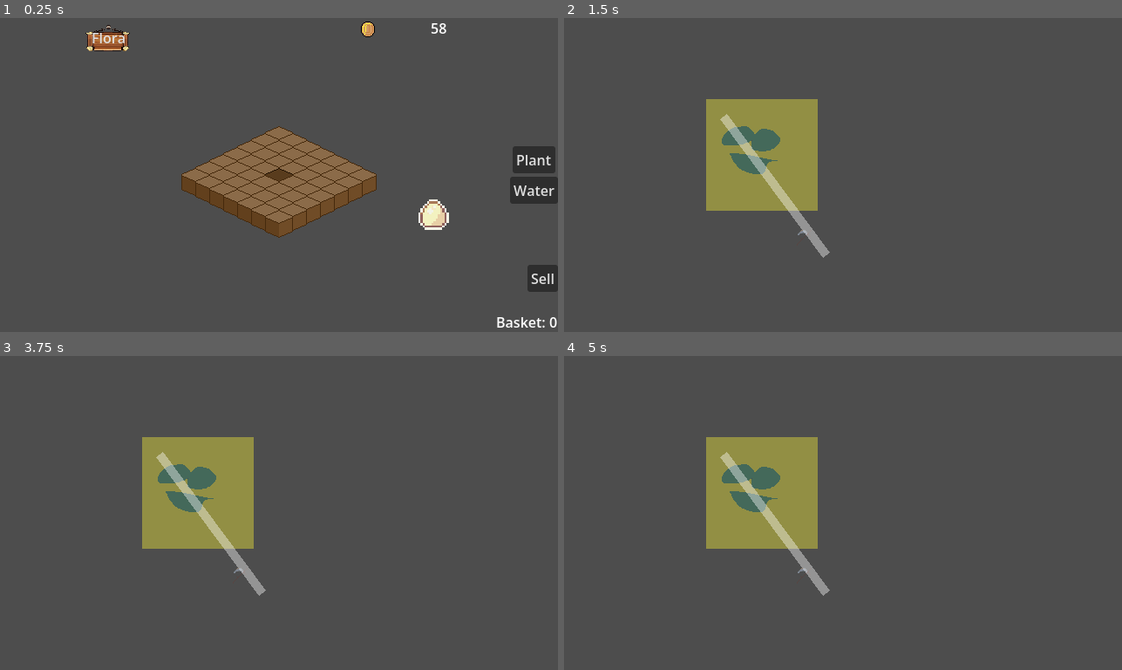
Above: before the commit, frames 1-4 (two rows, left to right).
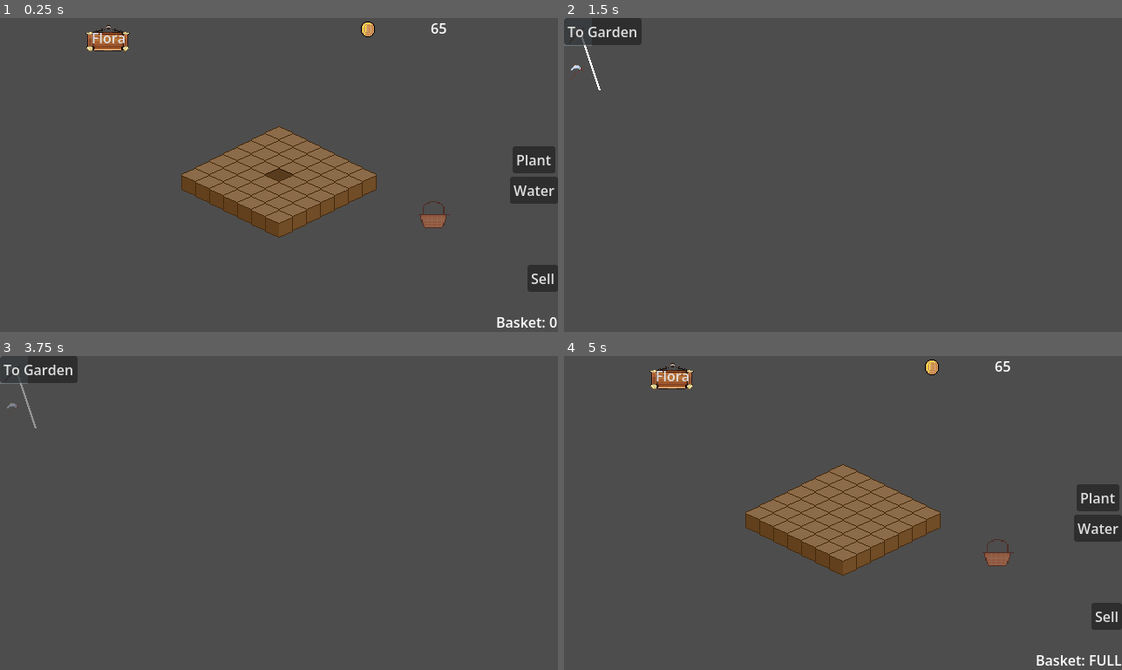
Above: after the commit, the same moments.

Repository: Ronph/godot-idle-garden
Game: Godot game, scene res://Scenes/Garden.tscn
The game is run twice, just before and just after one commit, with the same random seed, the same clock (stepped at 60 frames per second) and the same inputs.
Inputs (mouse positions are in pixels of both pictures, inside the frame that each line leads up to):
- Up to frame 1 (0.25 s): no input
- Up to frame 2 (1.5 s): click "Flora" at 0.5 s; click (759, 156) at 1.27 s
- Up to frame 3 (3.75 s): click (161, 453) at 2.02 s; click (245, 575) at 2.77 s; click (16, 409) at 3.52 s
- Up to frame 4 (5 s): click (580, 374) at 4.27 s

The runs differ from the first frame. In frame 1, 0.4% of the frame differs, in the area x 75-81%, y 1-68%; in frame 2, 8.3%; in frame 3, 8.3%; in frame 4, 15%, in the area x 15-100%, y 1-99%.

Commit message:
fiddling

Diff:
--- a/Scenes/Garden.tscn
+++ b/Scenes/Garden.tscn
@@ -10,7 +10,7 @@
 [ext_resource type="Script" uid="uid://lb3mbbvk1vva" path="res://Scripts/flowers.gd" id="5_gscdv"]
 [ext_resource type="Script" uid="uid://df2yce2d43n8i" path="res://Scripts/earth.gd" id="6_o3d2i"]
 [ext_resource type="Texture2D" uid="uid://csl57eplrok4h" path="res://Sprites/UI/TestUI/freefantasy.png" id="10_ytob4"]
-[ext_resource type="Texture2D" uid="uid://ci70n756b13j5" path="res://Sprites/Test/ground/Tilesets/Objects/Egg item.png" id="11_e5ced"]
+[ext_resource type="Texture2D" uid="uid://bxowt8cgubxwc" path="res://Sprites/UI/TestUI/PlaceholderBasket.png" id="11_amql2"]
 [ext_resource type="Script" uid="uid://3q6rxcosrf0s" path="res://Scenes/basket_ui.gd" id="12_amql2"]
 [ext_resource type="Script" uid="uid://ccs7741nhj1ga" path="res://Scenes/sell_area.gd" id="13_amql2"]
 
@@ -184,7 +184,7 @@
 offset_right = 517.0
 offset_bottom = 245.0
 mouse_filter = 0
-texture = ExtResource("11_e5ced")
+texture = ExtResource("11_amql2")
 script = ExtResource("12_amql2")
 
 [node name="SellArea" type="Control" parent="UIManager" unique_id=377821405]
--- a/Scenes/basket_ui.gd
+++ b/Scenes/basket_ui.gd
@@ -1,7 +1,7 @@
 extends TextureRect
 
 
-func _get_drag_data(at_position):
+func _get_drag_data(_at_position):
 	if GameManager.basketCurrent == 0:
 		return null
 	var preview = TextureRect.new()
--- a/Scenes/sell_area.gd
+++ b/Scenes/sell_area.gd
@@ -1,8 +1,8 @@
 extends Control
 
 
-# Called when the node enters the scene tree for the first time.
-func _can_drop_data(at_position, data):
+
+func _can_drop_data(_at_position, data):
 	return data is Dictionary and data.get("type") == "basket"
-func _drop_data(at_position, data):
+func _drop_data(_at_position, data):
 	GameManager.sellBasket()
--- a/Scenes/upgrade_scene.tscn
+++ b/Scenes/upgrade_scene.tscn
@@ -4,6 +4,7 @@
 [ext_resource type="Resource" uid="uid://d2tg5xen2q0qk" path="res://Sprites/UpgradeTree/Test2.tres" id="2_jh00n"]
 [ext_resource type="PackedScene" uid="uid://ngv60e1cr0pk" path="res://Scenes/connection_line.tscn" id="3_jbf0j"]
 [ext_resource type="Resource" uid="uid://by5v7l8iyrox7" path="res://Sprites/UpgradeTree/Harvest.tres" id="4_ictkm"]
+[ext_resource type="Resource" uid="uid://cn245bp16mxhu" path="res://Sprites/UpgradeTree/Scythe2.tres" id="5_ictkm"]
 
 [node name="UpgradeScene" type="Control" unique_id=1354934309]
 layout_mode = 3
@@ -11,7 +12,7 @@
 offset_right = 40.0
 offset_bottom = 40.0
 
-[node name="UpgradeNode" parent="." unique_id=1122517123 instance=ExtResource("1_4gaae")]
+[node name="Cabbage" parent="." unique_id=1122517123 instance=ExtResource("1_4gaae")]
 layout_mode = 0
 offset_left = 163.0
 offset_top = 93.0
@@ -19,16 +20,30 @@
 offset_bottom = 133.0
 data = ExtResource("2_jh00n")
 
-[node name="UpgradeNode2" parent="." unique_id=1753605244 instance=ExtResource("1_4gaae")]
+[node name="ScytheUp" parent="." unique_id=1753605244 instance=ExtResource("1_4gaae")]
 layout_mode = 0
-offset_left = 261.0
-offset_top = 232.0
-offset_right = 301.0
-offset_bottom = 272.0
+offset_left = 1.0
+offset_top = 43.0
+offset_right = 41.0
+offset_bottom = 83.0
 data = ExtResource("4_ictkm")
 
 [node name="connection_lines" parent="." unique_id=1280575670 node_paths=PackedStringArray("from_button", "to_button") instance=ExtResource("3_jbf0j")]
 points = PackedVector2Array(239, 105)
+width = 2.0
 data = ExtResource("4_ictkm")
-from_button = NodePath("../UpgradeNode")
-to_button = NodePath("../UpgradeNode2")
+from_button = NodePath("../Scythe1Up")
+to_button = NodePath("../ScytheUp")
+
+[node name="Scythe1Up" parent="." unique_id=1066811914 instance=ExtResource("1_4gaae")]
+layout_mode = 0
+data = ExtResource("5_ictkm")
+
+[node name="Return Button" type="Button" parent="." unique_id=1560828554]
+layout_mode = 0
+offset_right = 8.0
+offset_bottom = 8.0
+text = "To Garden
+"
+
+[connection signal="pressed" from="Return Button" to="Cabbage" method="_on_return_button_pressed"]
--- a/Scripts/UI/UpgradeNode.gd
+++ b/Scripts/UI/UpgradeNode.gd
@@ -16,3 +16,7 @@
 
 func _on_pressed():
 	GameManager.try_purchase(data)
+
+
+func _on_return_button_pressed() -> void:
+	get_tree().change_scene_to_file("res://Scenes/Garden.tscn")
--- a/Scripts/line2d.gd
+++ b/Scripts/line2d.gd
@@ -10,7 +10,9 @@
 	else:
 		modulate = Color(1,1,1,0.4)
 func _ready():
-	points = [from_button.position + from_button.size / 2,to_button.position + from_button.size]
-	print(GameManager.unlocked_flowers)
+	assert(from_button and to_button and data,
+		"ConnectionLine '%s' (parent: %s) missing exports!" % [name, get_parent().name])
+	points = [from_button.position + from_button.size / 2,to_button.position + to_button.size]
+
 	GameManager.state_changed.connect(refresh)
 	refresh()
--- a/Sprites/UpgradeTree/Harvest.tres
+++ b/Sprites/UpgradeTree/Harvest.tres
@@ -1,13 +1,13 @@
 [gd_resource type="Resource" script_class="UpgradeData" format=3 uid="uid://by5v7l8iyrox7"]
 
-[ext_resource type="Texture2D" uid="uid://c2aigicgcmm0o" path="res://Sprites/UI/TestUI/sytche.png" id="1_11aks"]
+[ext_resource type="Texture2D" uid="uid://c2aigicgcmm0o" path="res://Sprites/UpgradeTree/sytche.png" id="1_11aks"]
 [ext_resource type="Script" uid="uid://beqe0cpuetk5w" path="res://Scripts/UI/upgrade_data.gd" id="2_aamod"]
 
 [resource]
 script = ExtResource("2_aamod")
-display_name = "Cabbage"
-is_flower = true
+display_name = "Scythe"
 upgrade_cost = 5
-description = "Is a Cabbage"
+description = "Increase Harvest Size"
+increase_harvest_size = 1
 icon = ExtResource("1_11aks")
 metadata/_custom_type_script = "uid://beqe0cpuetk5w"
--- /dev/null
+++ b/Sprites/UpgradeTree/Scythe2.tres
@@ -0,0 +1,14 @@
+[gd_resource type="Resource" script_class="UpgradeData" format=3 uid="uid://cn245bp16mxhu"]
+
+[ext_resource type="Script" uid="uid://beqe0cpuetk5w" path="res://Scripts/UI/upgrade_data.gd" id="1_5jayb"]
+[ext_resource type="Texture2D" uid="uid://i18kapdm3tma" path="res://Sprites/UpgradeTree/sytche1.png" id="1_jc827"]
+
+[resource]
+script = ExtResource("1_5jayb")
+display_name = "Sythe2"
+has_flowers = 5
+upgrade_cost = 20
+description = "Increase Farming Size by 2"
+increase_harvest_size = 2
+icon = ExtResource("1_jc827")
+metadata/_custom_type_script = "uid://beqe0cpuetk5w"
--- a/Sprites/UpgradeTree/Test2.tres
+++ b/Sprites/UpgradeTree/Test2.tres
@@ -1,13 +1,11 @@
 [gd_resource type="Resource" script_class="UpgradeData" format=3 uid="uid://d2tg5xen2q0qk"]
 
-[ext_resource type="Texture2D" uid="uid://datmmkffeu18x" path="res://Sprites/UpgradeTree/upgrade2.png" id="1_0hniy"]
 [ext_resource type="Script" uid="uid://beqe0cpuetk5w" path="res://Scripts/UI/upgrade_data.gd" id="1_n16vw"]
 
 [resource]
 script = ExtResource("1_n16vw")
-display_name = "Harvest1"
-has_flowers = 2
+display_name = "Cabbage"
+has_flowers = 1
+is_flower = true
 upgrade_cost = 4
-description = "increase"
-increase_harvest_size = 5
-icon = ExtResource("1_0hniy")
+description = "New Flora"
--- a/garden_save.json
+++ b/garden_save.json
@@ -1 +1 @@
-{"basket":[0,0],"gold":58,"time":0,"unlocks":["Sunflower","Cabbage"]}
+{"basket":[0,0],"gold":65,"time":0,"unlocks":["Sunflower"]}
Binary file added: Sprites/UI/TestUI/PlaceholderBasket.png
Not shown, changed: Sprites/UI/TestUI/PlaceholderBasket.png.import
Renamed: Sprites/UI/TestUI/sytche.png -> Sprites/UpgradeTree/sytche.png
Not shown, changed: Sprites/UpgradeTree/sytche.png.import
Binary file added: Sprites/UpgradeTree/sytche1.png
Not shown, changed: Sprites/UpgradeTree/sytche1.png.import
Binary file removed: Sprites/UpgradeTree/upgrade.png
Binary file removed: Sprites/UpgradeTree/upgrade2.png
